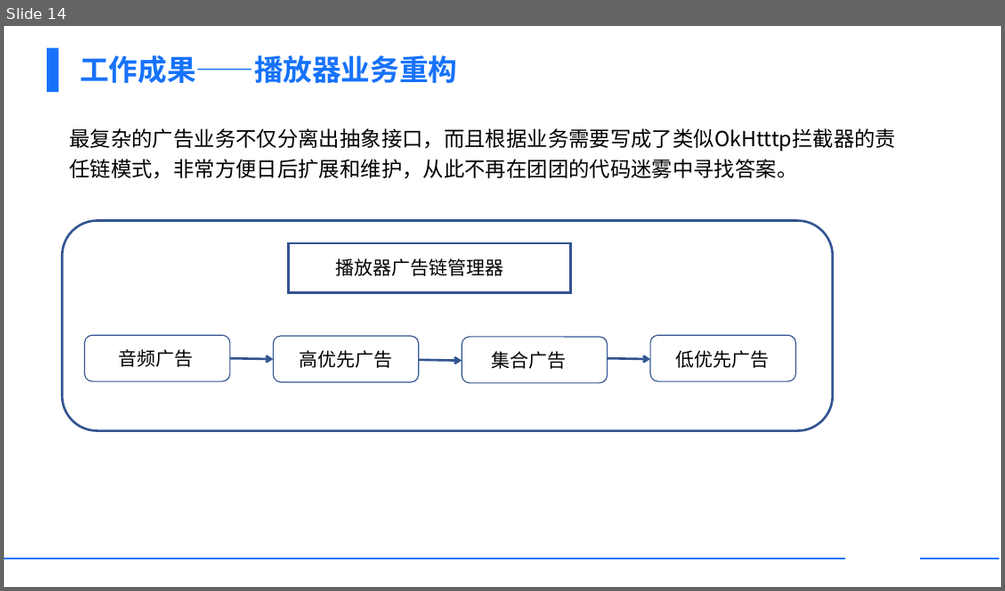
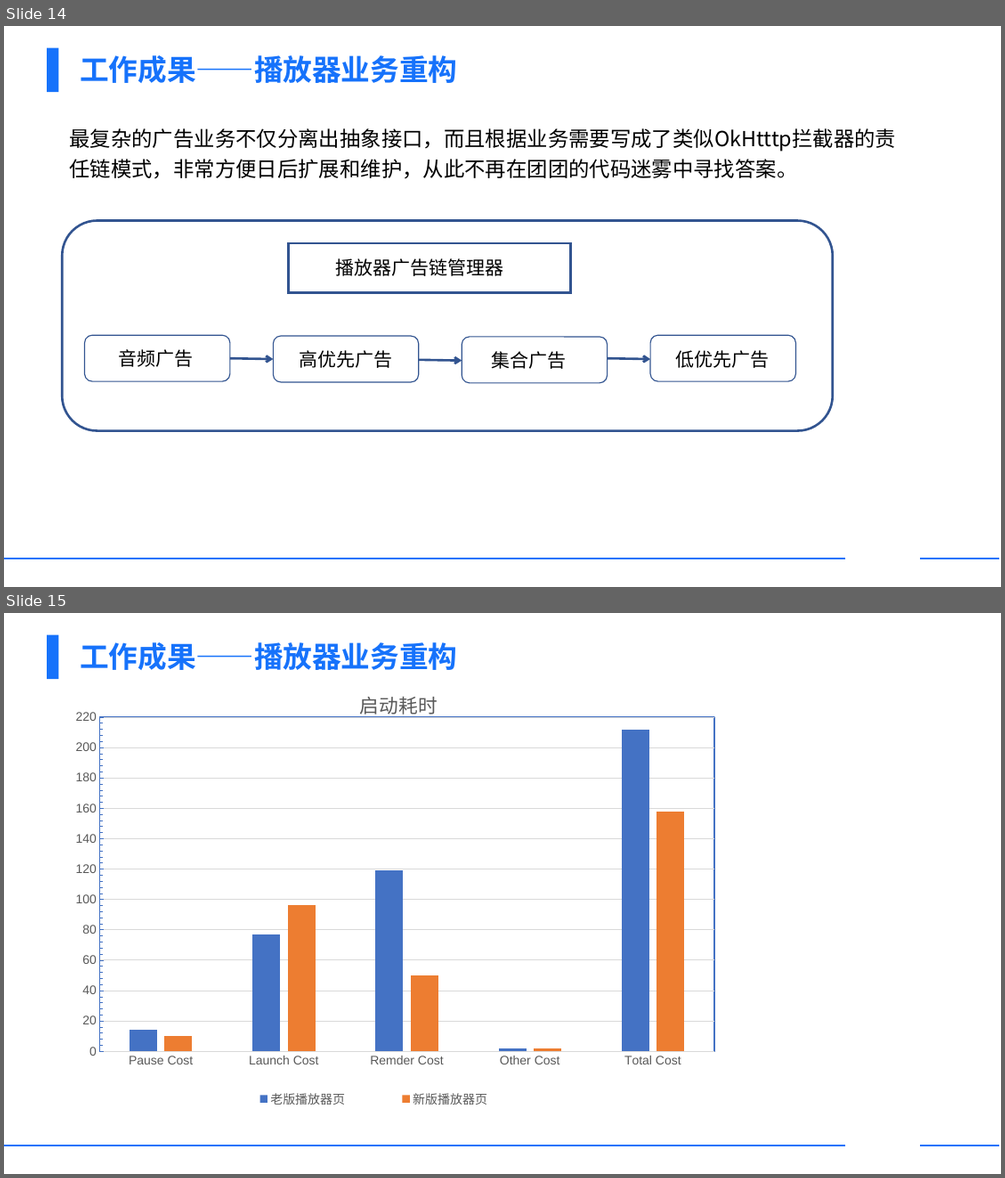
Before and after one commit to houziershi/document, a slide deck: ppt/侯国坤-面试陈述_20210629_19.35.pptx. Shown one above the other, each under a label of ours: slide 14 before the commit, slides 14 and 15 after it. The pictures are 1005x591 and 1005x1178 pixels, drawn with LibreOffice and Linux fonts; fonts in the diff are those of the drawing; background and template pictures are left out. Boxes give left, top, right and bottom in pixels: in the first picture for what was removed or moved away, otherwise in the second. Text is boxed around its words. In the diff, an @@ line names an element or a change of style, - is before the commit and + after.

```diff
--- a/ppt/侯国坤-面试陈述_20210629_19.35.pptx
+++ b/ppt/侯国坤-面试陈述_20210629_19.35.pptx
@@ slide 15 added at box(4, 613, 1001, 1174), background #FFFFFF; not listed: 3 template elements that a slide beside it also shows @@
@@ title added at box(80, 642, 457, 670), 28 pt, text #1672FB, bold @@
+工作成果——播放器业务重构
@@ column chart added at box(67, 672, 732, 1116) @@
+title "启动耗时 "
+categories: Pause Cost, Launch Cost, Remder Cost, Other Cost, Total Cost
+老版播放器页: 14, 77, 119, 2, 212
+新版播放器页: 10, 96, 50, 2, 158
```
Also in this commit, not shown: 5 slides changed, 1 other file.
